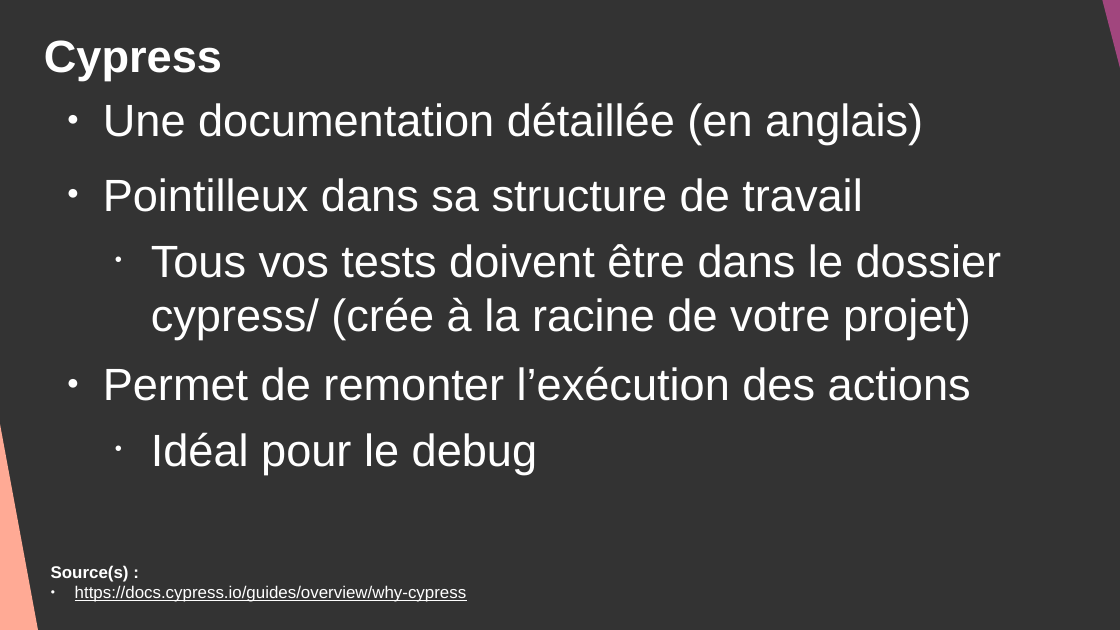
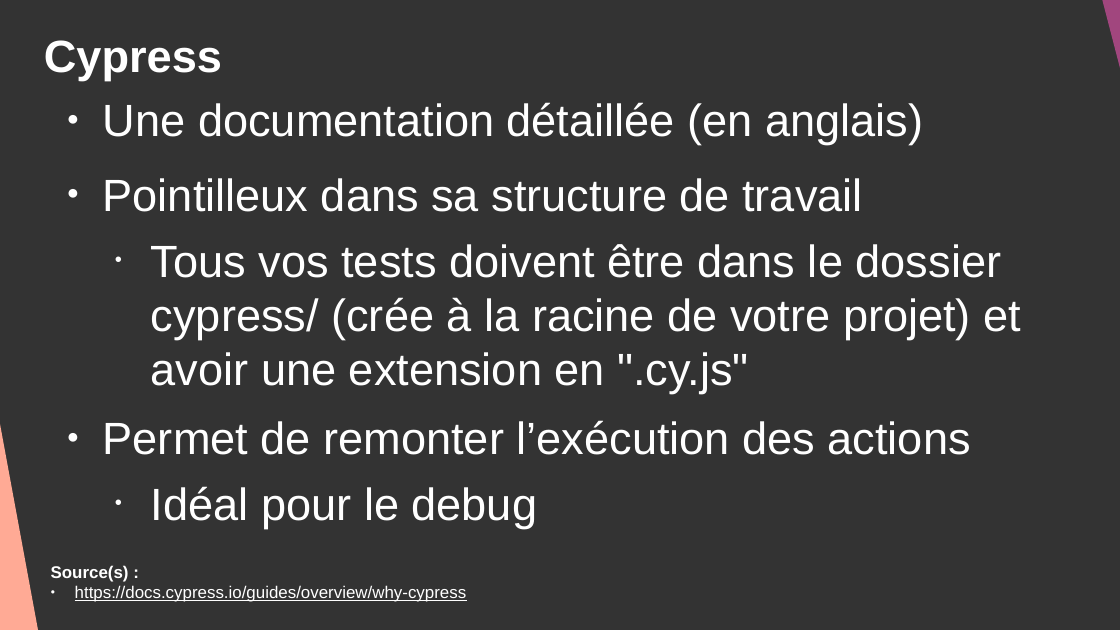
Before and after one commit to DanYellow/cours, a slide deck: slide 16 of developpement-front-s5/travaux-pratiques/numero-2/presentation.odp. Drawn at 1120x630 pixels with LibreOffice and Linux fonts; fonts in the diff are those of the drawing. Boxes give left, top, right and bottom in pixels: in the first picture for what was removed or moved away, otherwise in the second. Text is boxed around its words. In the diff, an @@ line names an element or a change of style, - is before the commit and + after.

```diff
--- a/developpement-front-s5/travaux-pratiques/numero-2/presentation.odp
+++ b/developpement-front-s5/travaux-pratiques/numero-2/presentation.odp
@@ text at (151,244,1022,394): text changed @@
-  • Tous vos tests doivent être dans le dossier cypress/ (crée à la racine de votre projet)
+  • Tous vos tests doivent être dans le dossier cypress/ (crée à la racine de votre projet) et avoir une extension en ".cy.js"
```
Also in this commit, not shown: 6 other slides changed, 13 slides added, 9 slides removed, 7 other files.
